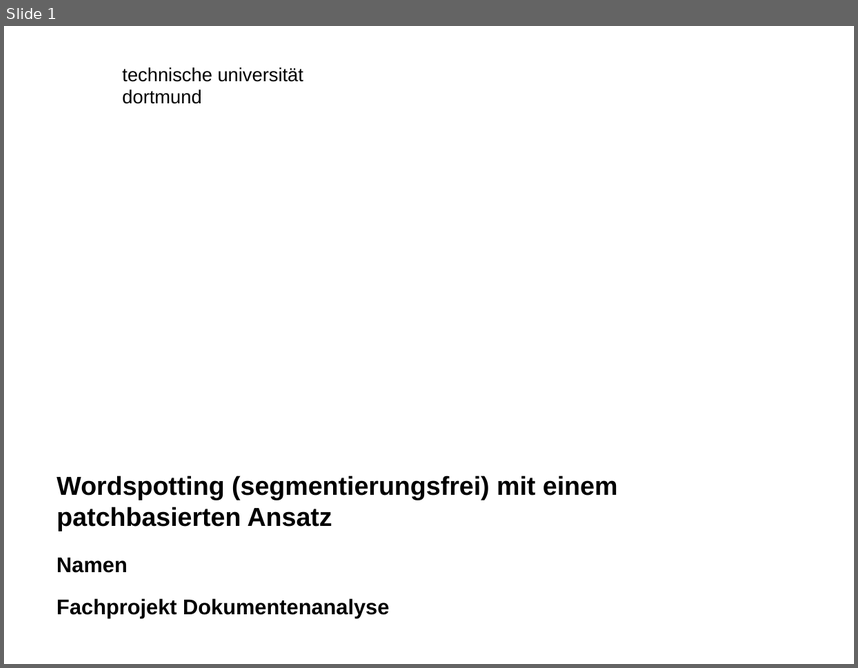
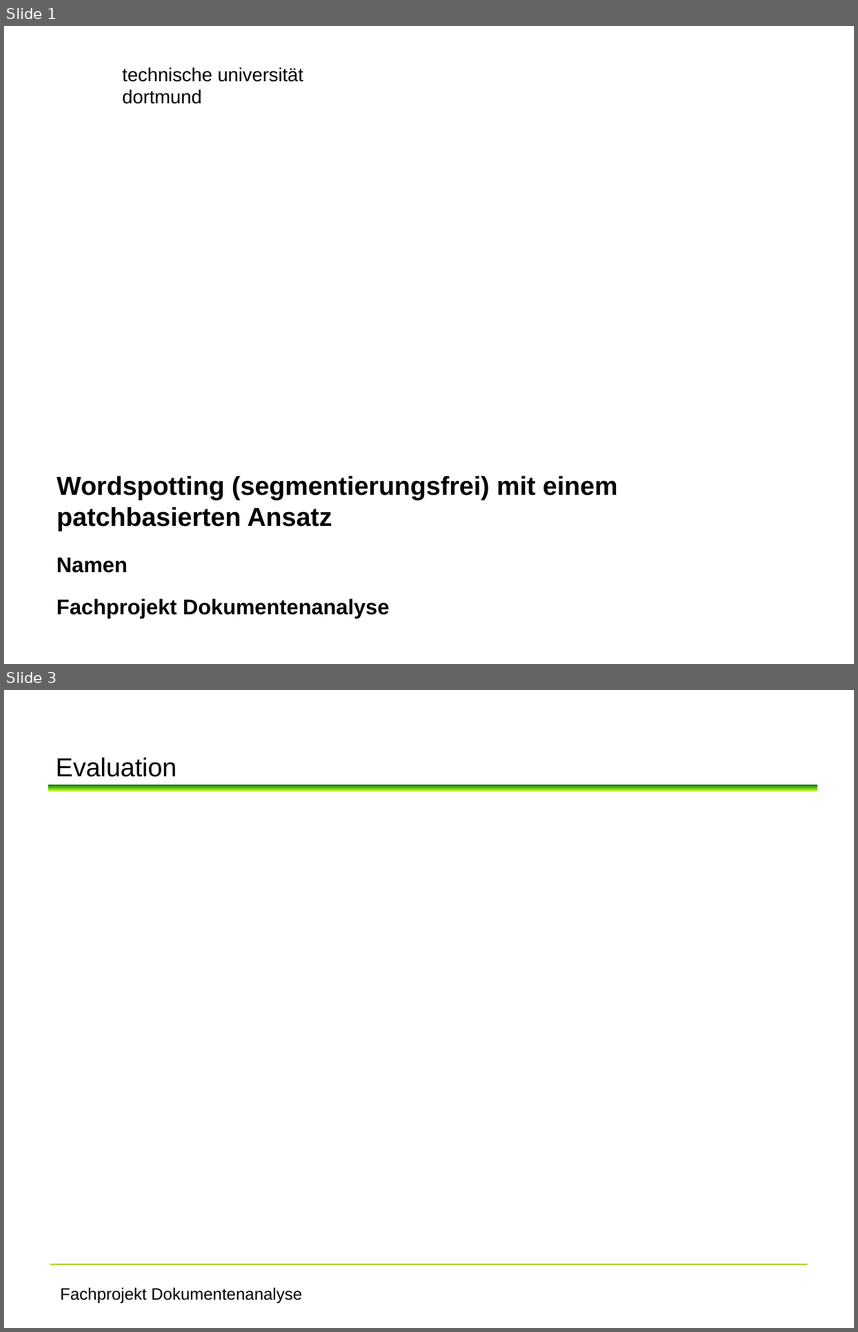
Before and after one commit to atddo/wordspotting, a slide deck: wordspotting/praesentation/praesentation.odp. Shown one above the other, each under a label of ours: slide 1 before the commit, slides 1 and 3 after it; the slides between them are not shown. The pictures are 858x668 and 858x1332 pixels, drawn with LibreOffice and Linux fonts; fonts in the diff are those of the drawing; background and template pictures are left out. Boxes give left, top, right and bottom in pixels: in the first picture for what was removed or moved away, otherwise in the second. Text is boxed around its words. In the diff, an @@ line names an element or a change of style, - is before the commit and + after.

```diff
--- a/wordspotting/praesentation/praesentation.odp
+++ b/wordspotting/praesentation/praesentation.odp
@@ slide 3 added at (x1=4, y1=690, x2=854, y2=1328), background #FFFFFF @@
@@ title added at (x1=56, y1=757, x2=176, y2=777), 22 pt, text #000000 @@
+Evaluation
@@ rectangle added at (x1=48, y1=785, x2=818, y2=791), fill gradient #C8FF2D to #007E00 @@
@@ line added from (51, 1264) to (806, 1264), #99CC00 0.99 pt @@
@@ text added at (x1=60, y1=1287, x2=302, y2=1303), 14 pt, text #000000 @@
+Fachprojekt Dokumentenanalyse
```
Also in this commit, not shown: 1 slide changed.
